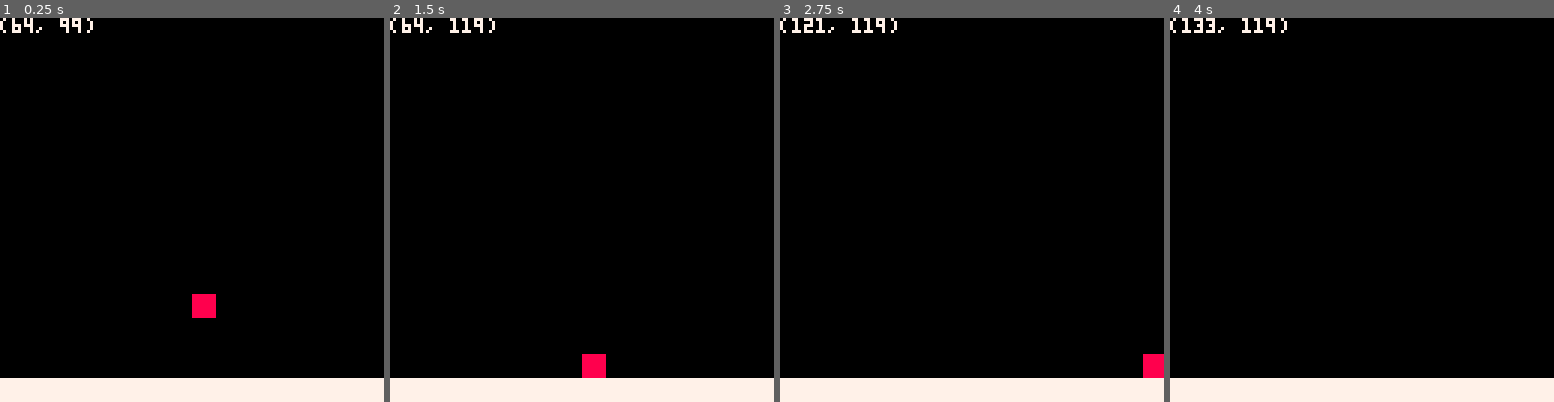
Above: before the commit, frames 1-4 (left to right).
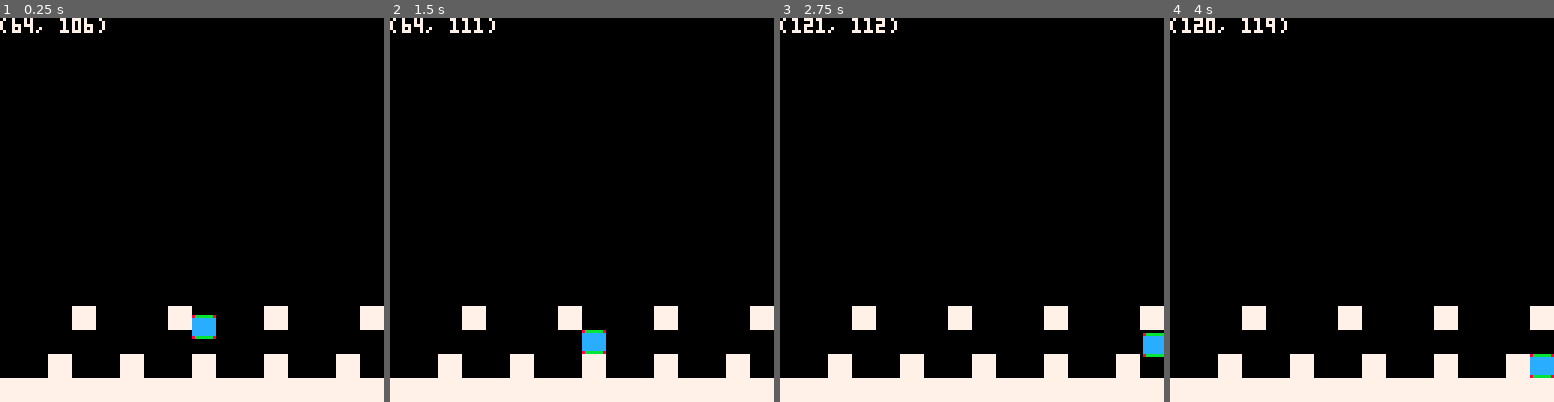
Above: after the commit, the same moments.

Repository: jaredkrinke/p8-tower
Game: PICO-8 cartridge tower.p8
Two runs of this game, one before a commit and one after it. Both use one fixed random seed, a clock stepped at 60 frames per second and the inputs below.
Inputs:
- Up to frame 1 (0.25 s): no input
- Up to frame 2 (1.5 s): tap X (X key) at 0.33, 1.07 s; tap O (Z key) at 0.7 s
- Up to frame 3 (2.75 s): hold Right 1.6-2.1 s; tap O (Z key) at 1.7, 2.1, 2.5 s; tap X (X key) at 1.85 s; hold Up 2.15-2.42 s; hold Right from 2.47 s (still down)
- Up to frame 4 (4 s): tap O (Z key) at 2.9, 3.3, 3.7 s; tap X (X key) at 2.97 s; release Right at 3.03 s; hold Left 3.08-3.58 s; hold Down 3.63-3.97 s

The runs differ from the first frame. In frame 1, 4.4% of the frame differs, in the area x 12-100%, y 0-94%; in frame 2, 4.0%; in frame 3, 4.2%; in frame 4, 3.9%.

Commit message:
Initial physics

Diff:
--- a/tower.p8
+++ b/tower.p8
@@ -31,12 +31,23 @@
     x = 5,
 }
 
+local player_states = {
+    on_ground = 1,
+    jumping = 2,
+    falling = 3,
+}
+
 player = {
+    state = player_states.falling,
+    jump_held_last = false,
+
     x = 64,
     y = 64,
     w = 8,
     h = 8,
 
+    bounds_offset = 1,
+
     vx = 0,
     vy = 0,
 
@@ -45,13 +56,40 @@
     vx_max = 1.5,
 
     ay = 5 / 16,
-}
+    ay_jump = 1 / 16,
+    vy_max = 4 + 5 / 16,
+}
+
+function player:get_jump_speed()
+    local speed = abs(self.vx)
+    if speed > 3 then
+        return 3 + 15 / 16
+    elseif speed > 2 then
+        return 3 + 11 / 16
+    elseif speed > 1 then
+        return 3 + 9 / 16
+    end
+
+    return 3 + 7 / 16
+end
+
+function player:get_bounds_y()
+    local x, y = self.x, self.y
+    return x + self.bounds_offset, x + self.w - 1 - self.bounds_offset, y - self.h + 1, y
+end
+
+function player:get_bounds_x()
+    local x, y = self.x, self.y
+    return x, x + self.w - 1, y - self.h + 1 + self.bounds_offset, y - self.bounds_offset
+end
 
 function player:update()
     local moving_left = (self.vx < 0)
     local moving_right = (self.vx > 0)
     local left_held = btn(buttons.left)
     local right_held = btn(buttons.right)
+    local jump_held = btn(buttons.z)
+    local jump_pressed = not self.jump_held_last and jump_held
     local ax = 0
 
     if right_held then
@@ -82,19 +120,74 @@
     end
 
     self.x = self.x + self.vx
-
-    local on_ground = (world:get_pixel(self.x, self.y + 1) ~= 0)
-    if not on_ground then
-        local ay = self.ay
-        self.vy = self.vy + ay
-
-        local y2 = self.y + self.vy
-        for y=self.y, y2 do
-            if world:get_pixel(self.x, y) == 0 then
-                self.y = y
+    local x1, x2, y1, y2 = self:get_bounds_x()
+    local bx1, by1 = world:to_map(x1, y1)
+    local bx2, by2 = world:to_map(x2, y2)
+    -- todo: squish
+    for i=1, 2 do
+        local bx = nil
+        local offset = nil
+        if i == 1 then
+            bx, offset = bx1, 8
+        else
+            bx, offset = bx2, - self.w
+        end
+
+        for by=by1, by2 do
+            if world:get(bx, by) ~= 0 then
+                self.vx = 0
+                local bxw, byw = world:from_map(bx, by)
+                self.x = bxw + offset
+                break
             end
         end
     end
+
+    -- jumping
+    local ay = self.ay
+    if self.state == player_states.on_ground then
+        if jump_pressed then
+            self.vy = -self:get_jump_speed()
+            self.state = player_states.jumping
+        end
+    elseif self.state == player_states.jumping then
+        if self.vy >= -2 then
+            self.state = player_states.falling
+        end
+
+        if jump_held and self.vy < -2 then
+            ay = self.ay_jump
+        end
+    end
+
+    -- y axis collisions
+    self.vy = self.vy + ay
+    self.y = self.y + self.vy
+    local x1, x2, y1, y2 = self:get_bounds_y()
+    local bx1, by1 = world:to_map(x1, y1)
+    local bx2, by2 = world:to_map(x2, y2)
+    -- todo: squish
+    for i=1, 2 do
+        local by = nil
+        local offset = nil
+        if i == 1 then
+            by, offset = by1, 8 + self.h - 1
+        else
+            by, offset = by2, -1
+        end
+
+        for bx=bx1, bx2 do
+            if world:get(bx, by) ~= 0 then
+                self.vy = 0
+                local bxw, byw = world:from_map(bx, by)
+                self.y = byw + offset
+                self.state = i == 1 and player_states.falling or player_states.on_ground
+                break
+            end
+        end
+    end
+
+    self.jump_held_last = jump_held
 end
 
 world = {
@@ -103,12 +196,25 @@
 function world:get(bx, by)
     if by >= 16 then
         return 1
+    elseif by == 15 then
+        return bx % 3 == 0 and 1 or 0
+    elseif by == 13 then
+        return bx % 4 == 0 and 1 or 0
     end
     return 0
 end
 
+function world:to_map(x, y)
+    return flr(x / 8) + 1, flr(y / 8) + 1
+end
+
+function world:from_map(bx, by)
+    return (bx - 1) * 8, (by - 1) * 8
+end
+
 function world:get_pixel(x, y)
-    return self:get(x / 8 + 1, y / 8 + 1)
+    local bx, by = self:to_map(x, y)
+    return self:get(bx, by)
 end
 
 function _update60()
@@ -117,6 +223,10 @@
 
 function player:draw()
     rectfill(self.x, self.y - self.h + 1, self.x + self.w - 1, self.y, colors.red)
+    local x1, x2, y1, y2 = self:get_bounds_y()
+    rectfill(x1, y1, x2, y2, colors.green)
+    local x1, x2, y1, y2 = self:get_bounds_x()
+    rectfill(x1, y1, x2, y2, colors.blue)
 end
 
 function world:draw()
@@ -134,5 +244,5 @@
     world:draw()
     player:draw()
 
-    print("(" .. flr(player.x) .. ", " .. player.y .. ")", 0, 0, colors.white)
-end
+    print("(" .. flr(player.x) .. ", " .. flr(player.y) .. ")", 0, 0, colors.white)
+end
